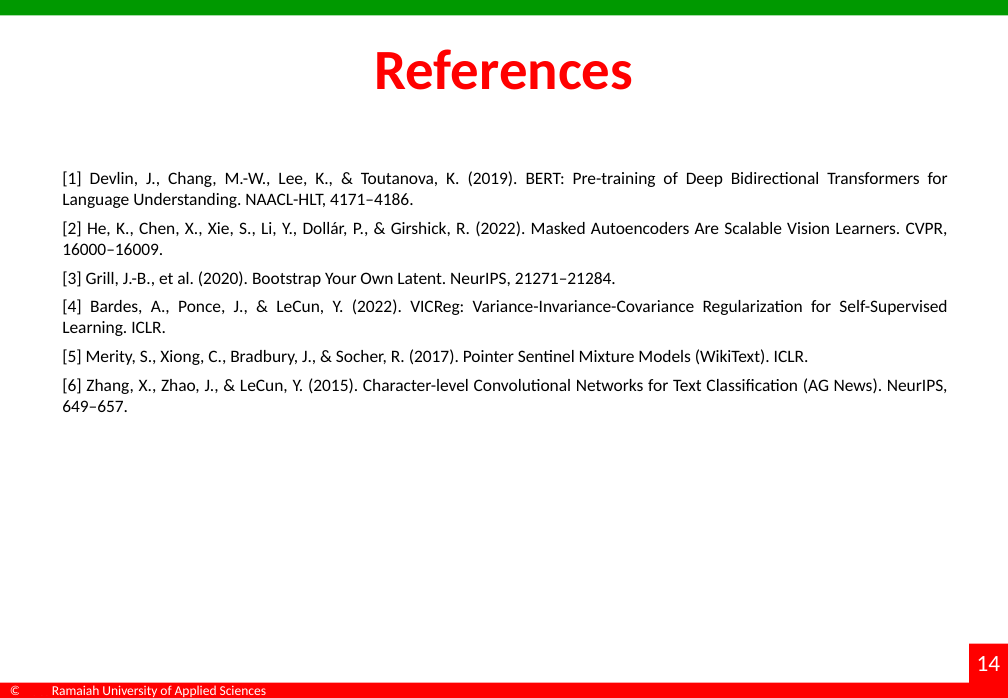
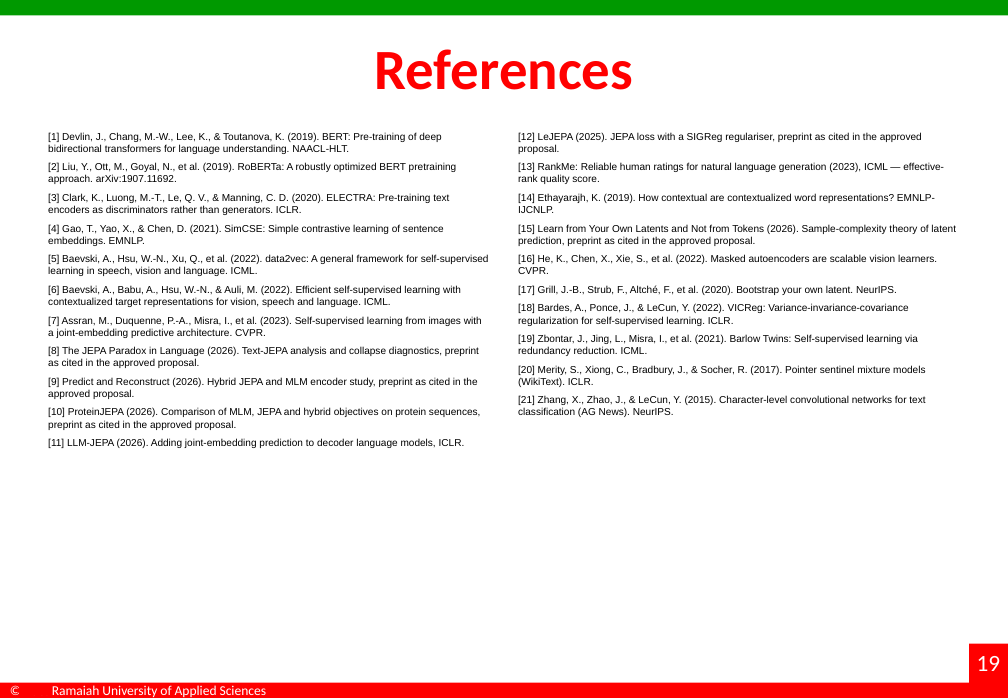
Before and after one commit to dakshadev/7th-sem, a slide deck: slide 19 of docs/Interim_Project_Presentation_7th-sem.pptx (slide 14 before the commit). Drawn at 1008x698 pixels with LibreOffice and Linux fonts; fonts in the diff are those of the drawing; background and template pictures are left out. Boxes give left, top, right and bottom in pixels: in the first picture for what was removed or moved away, otherwise in the second. Text is boxed around its words. In the diff, an @@ line names an element or a change of style, - is before the commit and + after.

Commit message:
docs(deck): restructure the interim deck to the mentor's slide-by-slide instructions
Mentor asked for: introduction on one slide, problem statement on its own slide, literature survey
as in the previous review, approved research gaps on one slide, objectives written out in full, and
dataset/computing requirements under explicit sub-headings.

- Introduction and problem statement are now separate slides (3 and 4); the old combined slide is gone
- Literature survey restored to the three approved tables from the pre-project review, 15 references
- Research gaps G1-G5 on one slide, each labelled and separated
- Approved objectives reproduced in full, then a separate progress table against evidence
- Dataset and computing requirements carry real sub-headings (bullet-free, 15.5pt, navy) and the
  body was lifted to the top of the slide
- References rebuilt to 21 entries in two columns, so the numbering matches the literature tables
- Objective 3's row now records that SIGReg was conditional and not run, with VICReg and Barlow
  implemented instead - the deck should not imply work that did not happen

15 -> 20 slides. Slide numbers are layout fields, so they renumber themselves. Template master,
layouts, fonts, colours and footer untouched; every new slide is a clone of an existing one.

```diff
--- a/docs/Interim_Project_Presentation_7th-sem.pptx
+++ b/docs/Interim_Project_Presentation_7th-sem.pptx
@@ text at [48, 132, 489, 448]: text changed; size 13.5 to 7.8 pt; font Calibri to Arial @@
-[1] Devlin, J., Chang, M.-W., Lee, K., & Toutanova, K. (2019). BERT: Pre-training of Deep Bidirectional Transformers for Language Understanding. NAACL-HLT, 4171–4186.
-[2] He, K., Chen, X., Xie, S., Li, Y., Dollár, P., & Girshick, R. (2022). Masked Autoencoders Are Scalable Vision Learners. CVPR, 16000–16009.
-[3] Grill, J.-B., et al. (2020). Bootstrap Your Own Latent. NeurIPS, 21271–21284.
-[4] Bardes, A., Ponce, J., & LeCun, Y. (2022). VICReg: Variance-Invariance-Covariance Regularization for Self-Supervised Learning. ICLR.
-[5] Merity, S., Xiong, C., Bradbury, J., & Socher, R. (2017). Pointer Sentinel Mixture Models (WikiText). ICLR.
-[6] Zhang, X., Zhao, J., & LeCun, Y. (2015). Character-level Convolutional Networks for Text Classification (AG News). NeurIPS, 649–657.
+[1] Devlin, J., Chang, M.-W., Lee, K., & Toutanova, K. (2019). BERT: Pre-training of deep bidirectional transformers for language understanding. NAACL-HLT.
+[2] Liu, Y., Ott, M., Goyal, N., et al. (2019). RoBERTa: A robustly optimized BERT pretraining approach. arXiv:1907.11692.
+[3] Clark, K., Luong, M.-T., Le, Q. V., & Manning, C. D. (2020). ELECTRA: Pre-training text encoders as discriminators rather than generators. ICLR.
+[4] Gao, T., Yao, X., & Chen, D. (2021). SimCSE: Simple contrastive learning of sentence embeddings. EMNLP.
+[5] Baevski, A., Hsu, W.-N., Xu, Q., et al. (2022). data2vec: A general framework for self-supervised learning in speech, vision and language. ICML.
+[6] Baevski, A., Babu, A., Hsu, W.-N., & Auli, M. (2022). Efficient self-supervised learning with contextualized target representations for vision, speech and language. ICML.
+[7] Assran, M., Duquenne, P.-A., Misra, I., et al. (2023). Self-supervised learning from images with a joint-embedding predictive architecture. CVPR.
+[8] The JEPA Paradox in Language (2026). Text-JEPA analysis and collapse diagnostics, preprint as cited in the approved proposal.
+[9] Predict and Reconstruct (2026). Hybrid JEPA and MLM encoder study, preprint as cited in the approved proposal.
+[10] ProteinJEPA (2026). Comparison of MLM, JEPA and hybrid objectives on protein sequences, preprint as cited in the approved proposal.
+[11] LLM-JEPA (2026). Adding joint-embedding prediction to decoder language models, ICLR.
@@ text added at [518, 132, 956, 417], 7.8 pt, text #000000 @@
+[12] LeJEPA (2025). JEPA loss with a SIGReg regulariser, preprint as cited in the approved proposal.
+[13] RankMe: Reliable human ratings for natural language generation (2023), ICML — effective-rank quality score.
+[14] Ethayarajh, K. (2019). How contextual are contextualized word representations? EMNLP-IJCNLP.
+[15] Learn from Your Own Latents and Not from Tokens (2026). Sample-complexity theory of latent prediction, preprint as cited in the approved proposal.
+[16] He, K., Chen, X., Xie, S., et al. (2022). Masked autoencoders are scalable vision learners. CVPR.
+[17] Grill, J.-B., Strub, F., Altché, F., et al. (2020). Bootstrap your own latent. NeurIPS.
+[18] Bardes, A., Ponce, J., & LeCun, Y. (2022). VICReg: Variance-invariance-covariance regularization for self-supervised learning. ICLR.
+[19] Zbontar, J., Jing, L., Misra, I., et al. (2021). Barlow Twins: Self-supervised learning via redundancy reduction. ICML.
+[20] Merity, S., Xiong, C., Bradbury, J., & Socher, R. (2017). Pointer sentinel mixture models (WikiText). ICLR.
+[21] Zhang, X., Zhao, J., & LeCun, Y. (2015). Character-level convolutional networks for text classification (AG News). NeurIPS.
@@ page number at [977, 656, 1001, 671]: text changed @@
-14
+19
```
Also in this commit, not shown: 4 other slides changed, 6 slides added, 1 slide removed, 2 other files.
